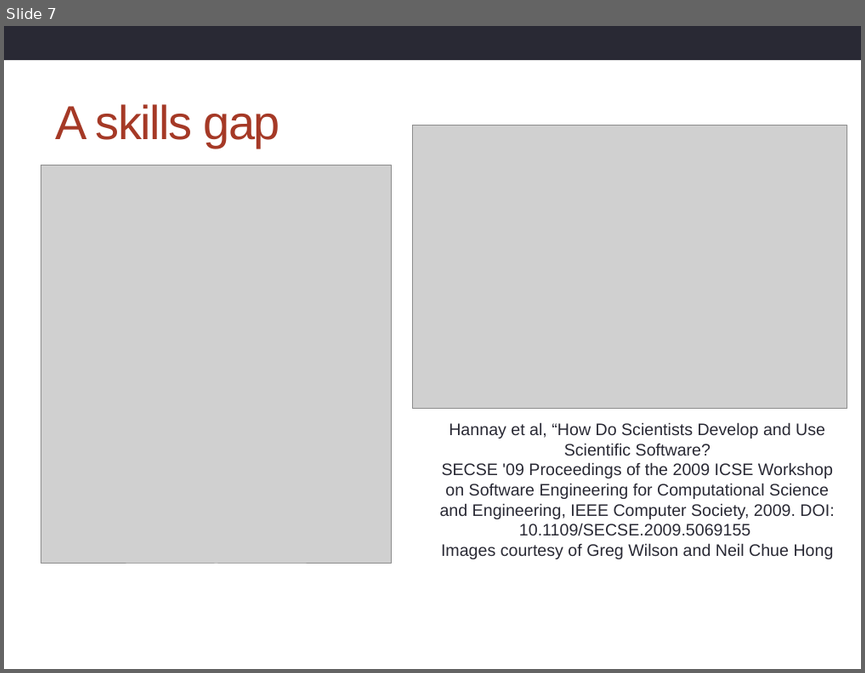
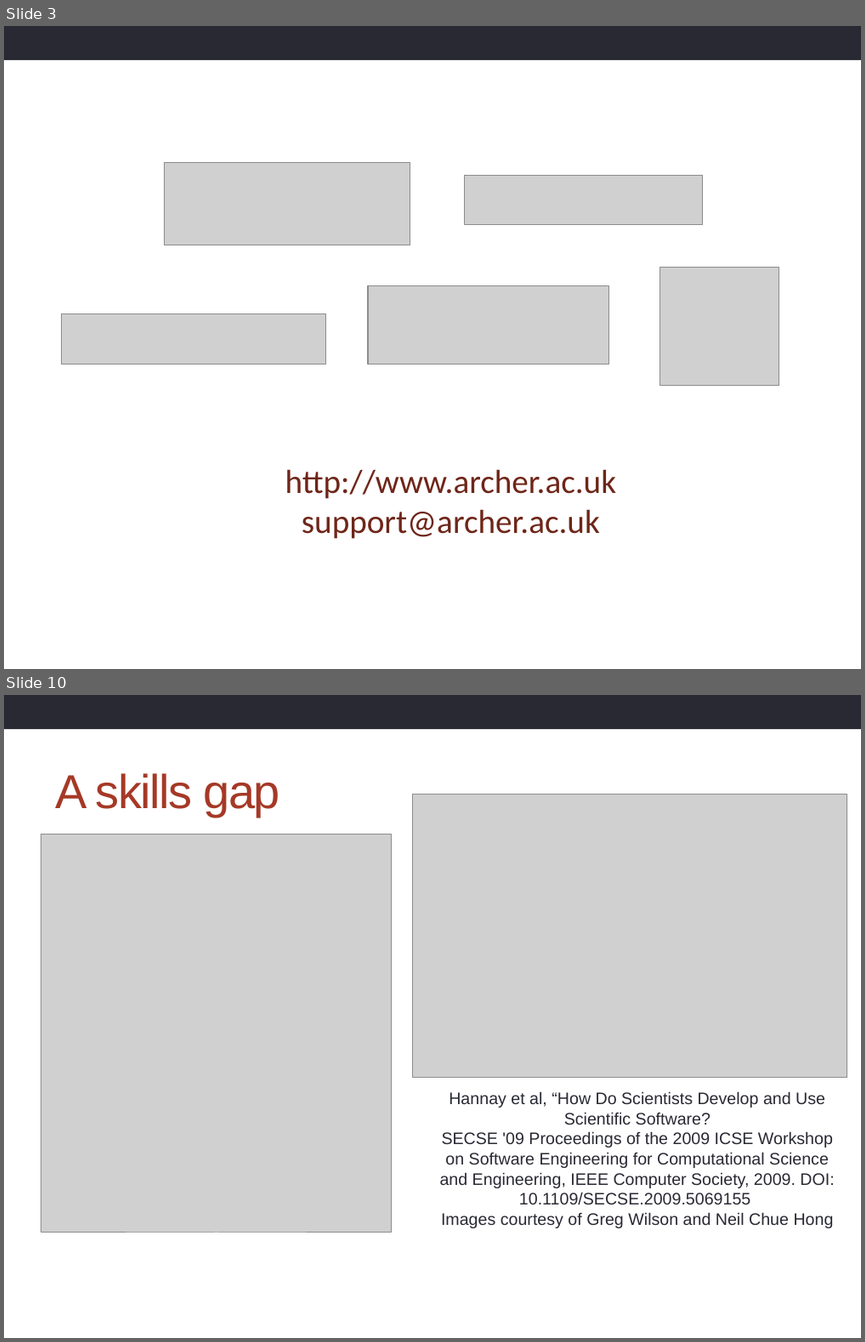
Before and after one commit to hpcarcher/2014-09-16-imperial, a slide deck: archer/Introduction.pptx. Shown one above the other, each under a label of ours: slide 7 before the commit, slides 3 and 10 after it; the slides between them are not shown. The pictures are 865x673 and 865x1342 pixels, drawn with LibreOffice and Linux fonts; fonts in the diff are those of the drawing; grey boxes stand for pictures; background and template pictures are left out. Boxes give left, top, right and bottom in pixels: in the first picture for what was removed or moved away, otherwise in the second. Text is boxed around its words. In the diff, an @@ line names an element or a change of style, - is before the commit and + after.

```diff
--- a/archer/Introduction.pptx
+++ b/archer/Introduction.pptx
@@ slide 3 added at [4, 26, 861, 669], background #FFFFFF; not listed: 1 template element that a slide beside it also shows @@
@@ picture added at [164, 162, 410, 244] @@
@@ picture added at [464, 175, 704, 224] @@
@@ picture added at [660, 267, 779, 386] @@
@@ picture added at [368, 285, 610, 363] @@
@@ picture added at [62, 314, 325, 364] @@
@@ text added at [285, 469, 616, 539], 28 pt, text #6E2619 @@
+http://www.archer.ac.uk
+support@archer.ac.uk
@@ what was slide 7 is now slide 10 @@
```
Also in this commit, not shown: 5 slides changed, 6 other slides added, 2 slides removed, 6 other files.
